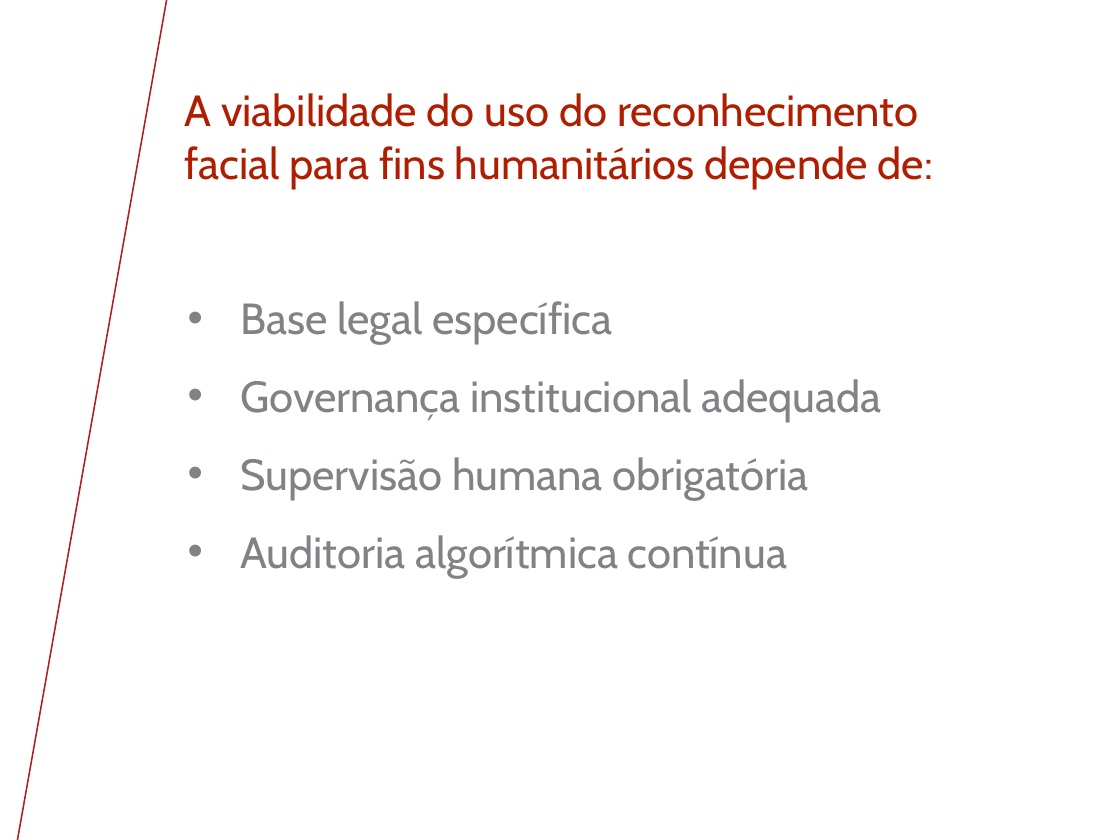
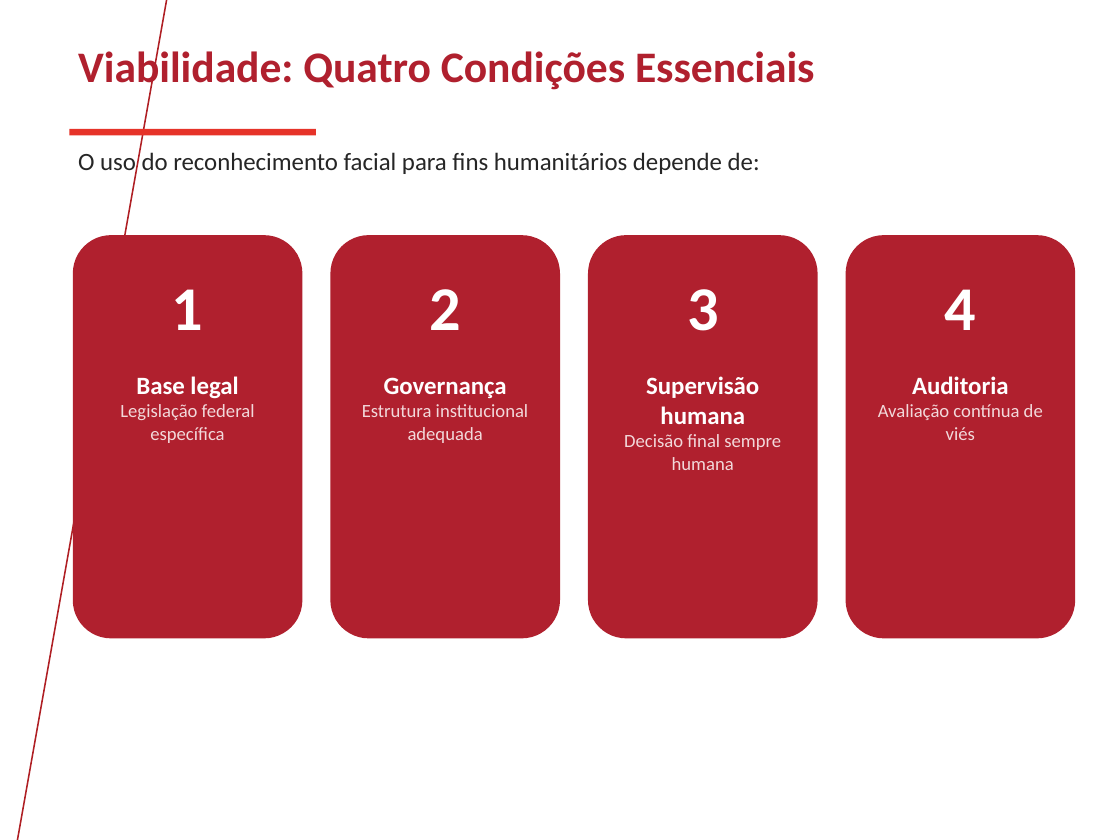
Before and after one commit to saxsoares/TCC-UNIVESP-2026, a slide deck: slide 22 of Apresentação TCC.pptx (slide 21 before the commit). Drawn at 1120x840 pixels with LibreOffice and Linux fonts; fonts in the diff are those of the drawing; background and template pictures are left out. Boxes give left, top, right and bottom in pixels: in the first picture for what was removed or moved away, otherwise in the second. Text is boxed around its words. In the diff, an @@ line names an element or a change of style, - is before the commit and + after.

```diff
--- a/Apresentação TCC.pptx
+++ b/Apresentação TCC.pptx
@@ text added at [78, 46, 815, 93], 28 pt, text #B0202E, bold @@
+Viabilidade: Quatro Condições Essenciais
@@ text "O uso do reconhecimento facial ..." at [78, 152, 760, 176]: vertical alignment middle to top @@
@@ rectangle added at [69, 129, 316, 136], fill #E63329 @@
@@ text at [78, 152, 760, 176]: text changed; size 28 to 16 pt; font Cabin to Calibri; text colour #AF1E00 to #262626 @@
-A viabilidade do uso do reconhecimento facial para fins humanitários depende de:
+O uso do reconhecimento facial para fins humanitários depende de:
@@ rounded rectangle added at [73, 235, 302, 638], fill #B0202E @@
@@ rounded rectangle added at [330, 235, 560, 638], fill #B0202E @@
@@ rounded rectangle added at [588, 235, 818, 638], fill #B0202E @@
@@ rounded rectangle added at [846, 235, 1075, 638], fill #B0202E @@
@@ text added at [172, 289, 203, 330], 40 pt, text #FFFFFF, bold @@
+1
@@ text added at [429, 289, 460, 330], 40 pt, text #FFFFFF, bold @@
+2
@@ text added at [687, 289, 718, 331], 40 pt, text #FFFFFF, bold @@
+3
@@ text added at [945, 289, 976, 330], 40 pt, text #FFFFFF, bold @@
+4
@@ text removed at [241, 301, 881, 578] @@
-• Base legal específica
-• Governança institucional adequada
-• Supervisão humana obrigatória
-• Auditoria algorítmica contínua
@@ text added at [120, 376, 255, 443], 12 pt, text #F2D8DA @@
+Base legal
+Legislação federal específica
@@ text added at [362, 377, 529, 443], 12 pt, text #F2D8DA @@
+Governança
+Estrutura institucional adequada
@@ text added at [624, 376, 781, 470], 12 pt, text #F2D8DA @@
+Supervisão humana
+Decisão final sempre humana
@@ text added at [878, 376, 1043, 440], 12 pt, text #F2D8DA @@
+Auditoria
+Avaliação contínua de viés
```
Also in this commit, not shown: 17 other slides changed, 4 slides added, 3 slides removed, 2 other files.
